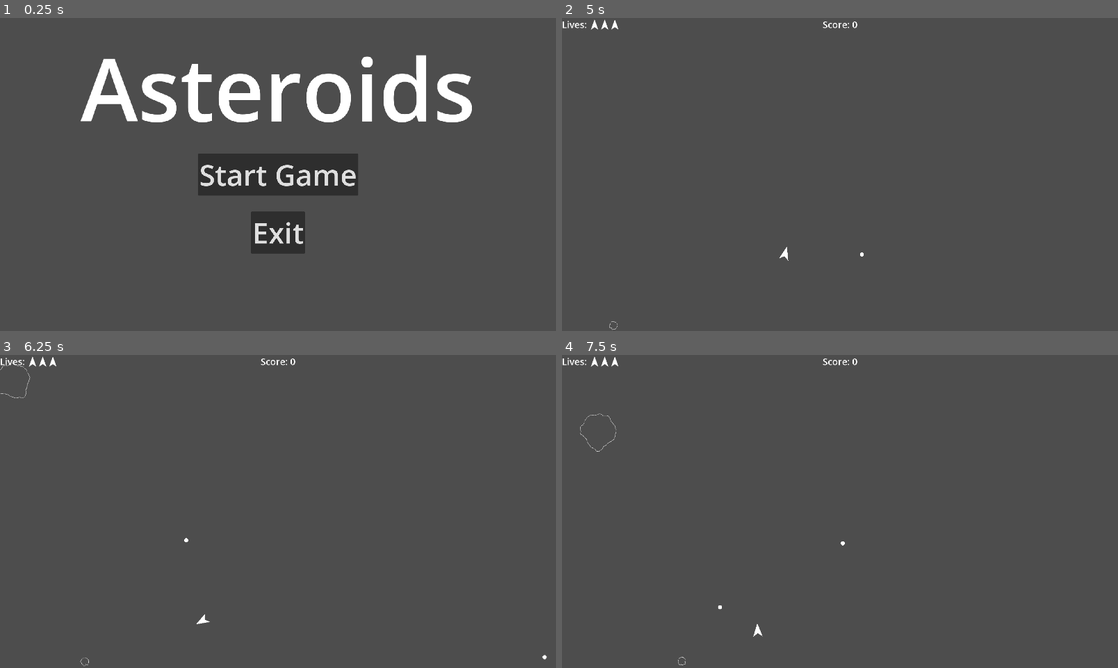
Above: before the commit, frames 1-4 (two rows, left to right).
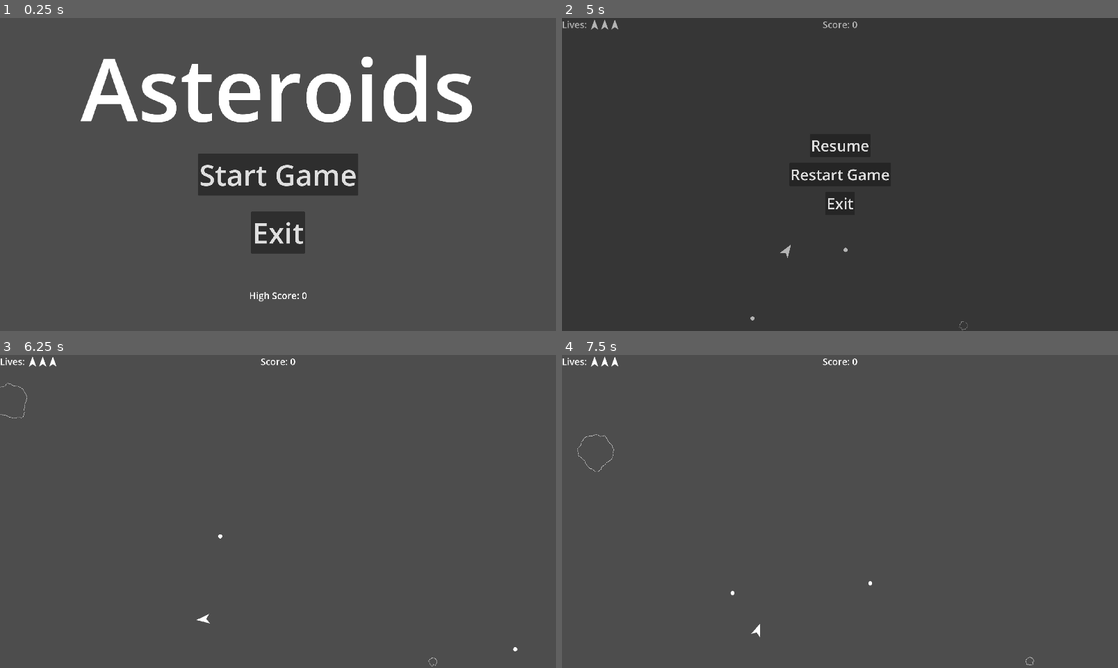
Above: after the commit, the same moments.

Repository: CoilSeb/AsteroidsWorkshop
Game: Godot game, scene res://Scenes/Start_Screen/Start_Screen.tscn
Two runs of this game, one before a commit and one after it. Both use one fixed random seed, a clock stepped at 60 frames per second and the inputs below.
Inputs (mouse positions are in pixels of both pictures, inside the frame that each line leads up to):
- Up to frame 1 (0.25 s): no input
- Up to frame 2 (5 s): click "Start Game" at 0.5 s; tap Enter at 1.25 s; hold D (rotate_right) 1.28-2.03 s; hold Space (shoot) 1.28-2.03 s; hold A (rotate_left) 2.03-2.78 s; tap Space (shoot) at 2.1, 3.6 s; hold D (rotate_right) 2.78-3.53 s; hold Space (shoot) 2.78-3.53 s; hold W (thrust) 3.53-4.28 s; hold A (rotate_left) from 4.28 s (still down); hold Space (shoot) from 4.28 s (still down); tap Escape (Escape, bound only after the commit) at 4.9 s
- Up to frame 3 (6.25 s): release A (rotate_left) at 5 s; release Space (shoot) at 5 s; click (278, 483) at 5 s, where only the run after the commit has a clickable "Resume"; hold A (rotate_left) from 5.78 s (still down); tap Space (shoot) at 5.85 s
- Up to frame 4 (7.5 s): hold Space (shoot) 6.53-7.28 s; release A (rotate_left) at 7.28 s; hold D (rotate_right) from 7.28 s (still down); tap Space (shoot) at 7.35 s

The runs differ from the first frame. In frame 1, 0.1% of the frame differs, in the area x 45-56%, y 87-91%; in frame 2, 2.8%, in the area x 0-73%, y 0-100%; in frame 3, 0.2%; in frame 4, 0.2%.

Commit message:
Update game mechanics and UI

Diff:
--- a/Global Scripts/Globals.gd
+++ b/Global Scripts/Globals.gd
@@ -1,7 +1,7 @@
 extends Node
 
 var score: int
-var lives = 1
+var lives = 3
 var high_score = 0
 
 signal increase_score(value)
@@ -9,11 +9,16 @@
 
 
 func _ready():
-	pass # Replace with function body.
+	high_score = load_high_score()
 
 
 func _process(_delta):
 	pass
+
+
+func reset_variables():
+	score = 0
+	lives = 3
 
 
 func save_high_score():
--- a/Scenes/Game/Game.gd
+++ b/Scenes/Game/Game.gd
@@ -21,17 +21,25 @@
 func spawn_asteroid():
 	var new_asteroid = asteroid_scenes[randi_range(0,2)].instantiate()
 	add_child(new_asteroid)
-	new_asteroid.position = generate_spawn_point()
+	new_asteroid.global_position = generate_spawn_point()
+	print_debug(new_asteroid.global_position)
 
 
-func generate_spawn_point():
-	var x = randf_range(-(100 + screen_size.x), screen_size.x + 100)
-	var y = randf_range(-(100 + screen_size.y), screen_size.y + 100)
+func random_vector(left, right, bottom, top):
+	return Vector2(randf_range(left, right), randf_range(bottom, top))
 
-	if (x > screen_size.x/2 && x < screen_size.x/2) or (y > screen_size.y/2 && y < screen_size.y/2):
-		generate_spawn_point()
-
-	return Vector2(x,y)
+func generate_spawn_point() -> Vector2:
+	var locations = [
+		# Upper Rectangle
+		random_vector(0, screen_size.x, screen_size.y, screen_size.y),
+		# Lower Rectangle
+		random_vector(0, screen_size.x, -screen_size.y, -screen_size.y),
+		# Right Rectangle
+		random_vector(screen_size.x, screen_size.x, 0, screen_size.y),
+		# Left Rectangle
+		random_vector(-screen_size.x, -screen_size.x, 0, screen_size.y),
+	]
+	return locations[randi_range(0,3)]
 
 
 func _on_spawn_timer_timeout():
--- a/Scenes/Player/Player.gd
+++ b/Scenes/Player/Player.gd
@@ -45,5 +45,6 @@
 		shoot_timer.start(0.35)
 
 
+
 func _on_area_2d_area_entered(_area):
 	Globals.take_damage.emit(self)
--- a/Scenes/Start_Screen/Start_Screen.gd
+++ b/Scenes/Start_Screen/Start_Screen.gd
@@ -3,7 +3,7 @@
 
 # Called when the node enters the scene tree for the first time.
 func _ready():
-	pass # Replace with function body.
+	$Control/High_Score_Label.text = "High Score: " + str(Globals.high_score)
 
 
 # Called every frame. 'delta' is the elapsed time since the previous frame.
@@ -13,6 +13,7 @@
 
 
 func _on_start_game_pressed():
+	Globals.reset_variables()
 	get_tree().change_scene_to_file("res://Scenes/Game/Game.tscn")
 
 
--- a/Scenes/Start_Screen/Start_Screen.tscn
+++ b/Scenes/Start_Screen/Start_Screen.tscn
@@ -59,5 +59,23 @@
 theme_override_font_sizes/font_size = 300
 text = "Asteroids"
 
+[node name="High_Score_Label" type="Label" parent="Control"]
+layout_mode = 1
+anchors_preset = 7
+anchor_left = 0.5
+anchor_top = 1.0
+anchor_right = 0.5
+anchor_bottom = 1.0
+offset_left = -87.0
+offset_top = -145.0
+offset_right = 87.0
+offset_bottom = -100.0
+grow_horizontal = 2
+grow_vertical = 0
+theme_override_font_sizes/font_size = 32
+text = "High Score:"
+horizontal_alignment = 1
+vertical_alignment = 1
+
 [connection signal="pressed" from="Control/Start_Game" to="." method="_on_start_game_pressed"]
 [connection signal="pressed" from="Control/Exit" to="." method="_on_exit_pressed"]
--- a/Scenes/UI/UI.gd
+++ b/Scenes/UI/UI.gd
@@ -10,7 +10,8 @@
 
 
 func _process(_delta):
-	pass
+	if Input.is_action_just_pressed("Escape"):
+		toggle_pause_menu()
 
 
 func update_score(value):
@@ -40,7 +41,30 @@
 	if Globals.score > Globals.high_score:
 		Globals.high_score = Globals.score
 		$High_Score_Label.text = "New High Score: " + str(Globals.high_score)
+		Globals.save_high_score()
 	else: $High_Score_Label.text = "High Score: " + str(Globals.high_score)
 	$Score_Label.set("theme_override_font_sizes/font_size", 56)
-	$Score_Label.position = screen_size/2 - Vector2(60, 45)
+	$Score_Label.position.y = screen_size.y/2 - 45
 	$High_Score_Label.visible = true
+	$Restart_Button.visible = true
+
+
+func toggle_pause_menu():
+	get_tree().paused = not get_tree().paused
+	$Pause_Menu.visible = !$Pause_Menu.visible
+
+
+func _on_restart_button_pressed():
+	if get_tree().paused:
+		toggle_pause_menu()
+	get_tree().reload_current_scene()
+	Globals.reset_variables()
+
+
+func _on_resume_button_pressed():
+	toggle_pause_menu()
+
+
+func _on_exit_button_pressed():
+	toggle_pause_menu()
+	get_tree().change_scene_to_file("res://Scenes/Start_Screen/Start_Screen.tscn")
--- a/Scenes/UI/UI.tscn
+++ b/Scenes/UI/UI.tscn
@@ -4,6 +4,7 @@
 [ext_resource type="Texture2D" uid="uid://cy2p3man040cg" path="res://Sprites/Player-1.png.png" id="2_w50yf"]
 
 [node name="UI" type="CanvasLayer"]
+process_mode = 3
 script = ExtResource("1_7bnfo")
 
 [node name="Score_Label" type="Label" parent="."]
@@ -62,3 +63,70 @@
 text = "High Score:"
 horizontal_alignment = 1
 vertical_alignment = 1
+
+[node name="Restart_Button" type="Button" parent="."]
+visible = false
+offset_left = 625.5
+offset_top = 650.0
+offset_right = 1294.5
+offset_bottom = 795.0
+grow_horizontal = 2
+grow_vertical = 2
+theme_override_font_sizes/font_size = 100
+text = "Restart Game"
+
+[node name="Pause_Menu" type="Control" parent="."]
+visible = false
+layout_mode = 3
+anchors_preset = 15
+anchor_right = 1.0
+anchor_bottom = 1.0
+grow_horizontal = 2
+grow_vertical = 2
+
+[node name="Dim_Overlay" type="ColorRect" parent="Pause_Menu"]
+layout_mode = 1
+anchors_preset = 15
+anchor_right = 1.0
+anchor_bottom = 1.0
+grow_horizontal = 2
+grow_vertical = 2
+color = Color(0, 0, 0, 0.294118)
+
+[node name="Exit_Button" type="Button" parent="Pause_Menu"]
+layout_mode = 2
+offset_left = 909.5
+offset_top = 600.0
+offset_right = 1010.5
+offset_bottom = 680.0
+grow_horizontal = 2
+grow_vertical = 2
+theme_override_font_sizes/font_size = 52
+text = "Exit"
+
+[node name="Resume_Button" type="Button" parent="Pause_Menu"]
+layout_mode = 2
+offset_left = 855.5
+offset_top = 400.0
+offset_right = 1064.5
+offset_bottom = 480.0
+grow_horizontal = 2
+grow_vertical = 2
+theme_override_font_sizes/font_size = 52
+text = "Resume"
+
+[node name="Restart_Button" type="Button" parent="Pause_Menu"]
+layout_mode = 2
+offset_left = 785.0
+offset_top = 500.0
+offset_right = 1135.0
+offset_bottom = 580.0
+grow_horizontal = 2
+grow_vertical = 2
+theme_override_font_sizes/font_size = 52
+text = "Restart Game"
+
+[connection signal="pressed" from="Restart_Button" to="." method="_on_restart_button_pressed"]
+[connection signal="pressed" from="Pause_Menu/Exit_Button" to="." method="_on_exit_button_pressed"]
+[connection signal="pressed" from="Pause_Menu/Resume_Button" to="." method="_on_resume_button_pressed"]
+[connection signal="pressed" from="Pause_Menu/Restart_Button" to="." method="_on_restart_button_pressed"]
--- a/project.godot
+++ b/project.godot
@@ -23,7 +23,6 @@
 
 window/size/viewport_width=1920
 window/size/viewport_height=1080
-window/size/mode=3
 window/stretch/mode="viewport"
 
 [file_customization]
@@ -57,6 +56,11 @@
 "events": [Object(InputEventKey,"resource_local_to_scene":false,"resource_name":"","device":-1,"window_id":0,"alt_pressed":false,"shift_pressed":false,"ctrl_pressed":false,"meta_pressed":false,"pressed":false,"keycode":0,"physical_keycode":32,"key_label":0,"unicode":32,"echo":false,"script":null)
 ]
 }
+Escape={
+"deadzone": 0.5,
+"events": [Object(InputEventKey,"resource_local_to_scene":false,"resource_name":"","device":-1,"window_id":0,"alt_pressed":false,"shift_pressed":false,"ctrl_pressed":false,"meta_pressed":false,"pressed":false,"keycode":0,"physical_keycode":4194305,"key_label":0,"unicode":0,"echo":false,"script":null)
+]
+}
 
 [layer_names]
 
Not shown, changed: Markdown.md
